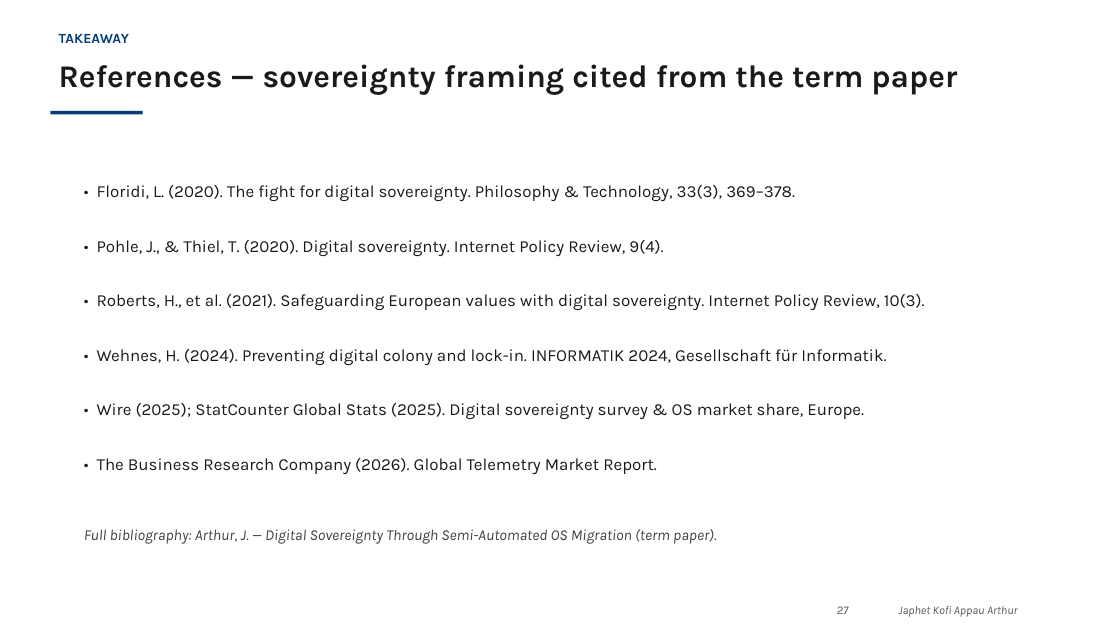
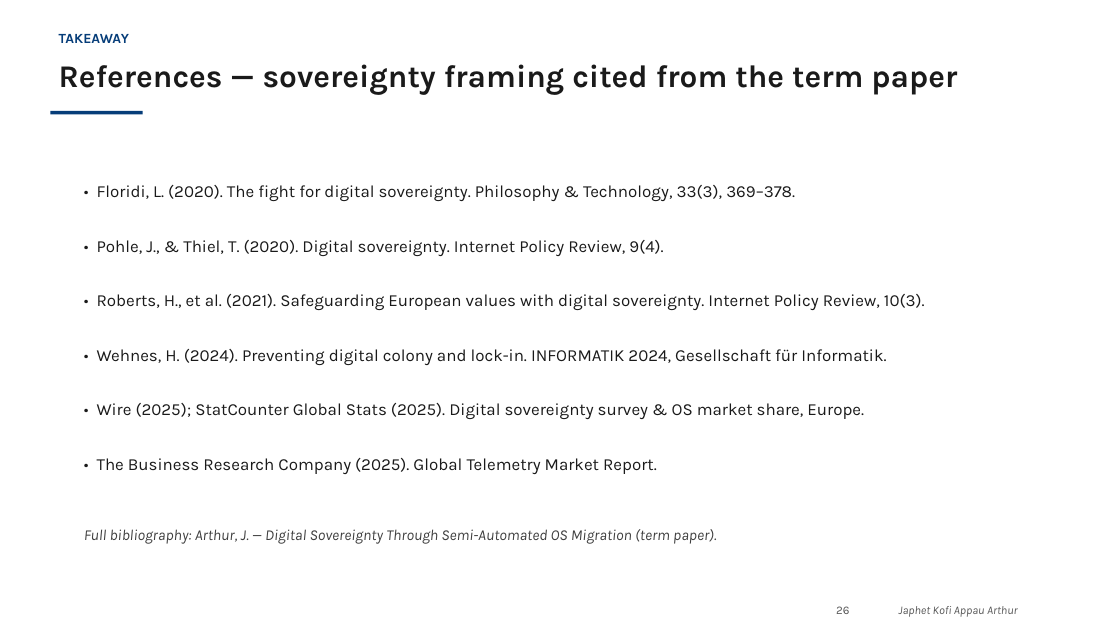
Before and after one commit to PenCoder/full-auto-migration, a slide deck: slide 26 of docs/presentation/Migration_Wizard_Praktikum_Presentation.pptx (slide 27 before the commit). Drawn at 1120x630 pixels with LibreOffice and Linux fonts; fonts in the diff are those of the drawing; background and template pictures are left out. Boxes give left, top, right and bottom in pixels: in the first picture for what was removed or moved away, otherwise in the second. Text is boxed around its words. In the diff, an @@ line names an element or a change of style, - is before the commit and + after.

Commit message:
Fix telemetry report citation year: chart says 2025, References said 2026

```diff
--- a/docs/presentation/Migration_Wizard_Praktikum_Presentation.pptx
+++ b/docs/presentation/Migration_Wizard_Praktikum_Presentation.pptx
@@ text at bbox=[97, 458, 657, 474]: text changed @@
-• The Business Research Company (2026). Global Telemetry Market Report.
+• The Business Research Company (2025). Global Telemetry Market Report.
@@ page number at bbox=[836, 606, 849, 614]: text changed @@
-27
+26
```
Also in this commit, not shown: 1 slide removed.
